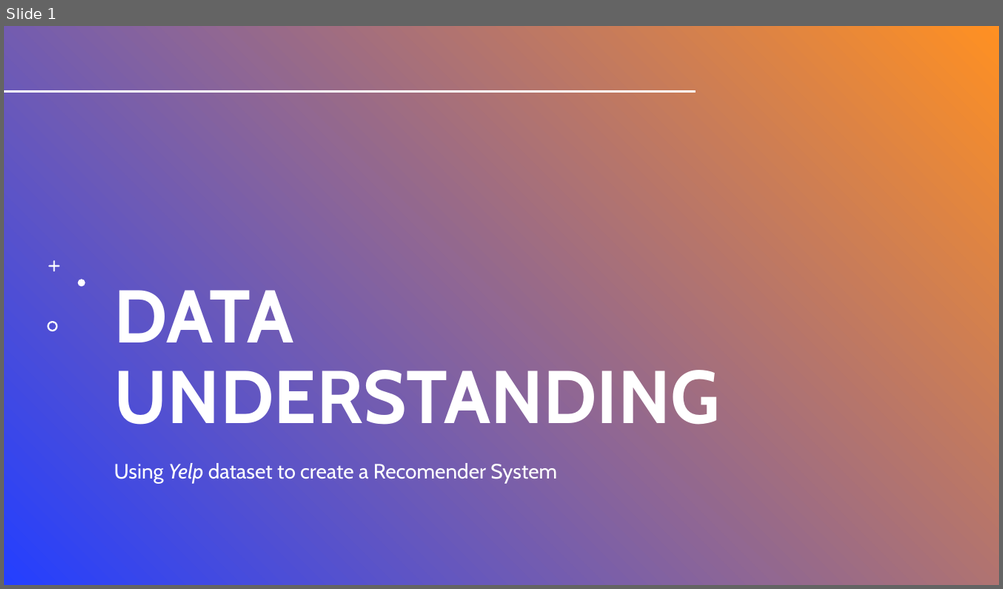
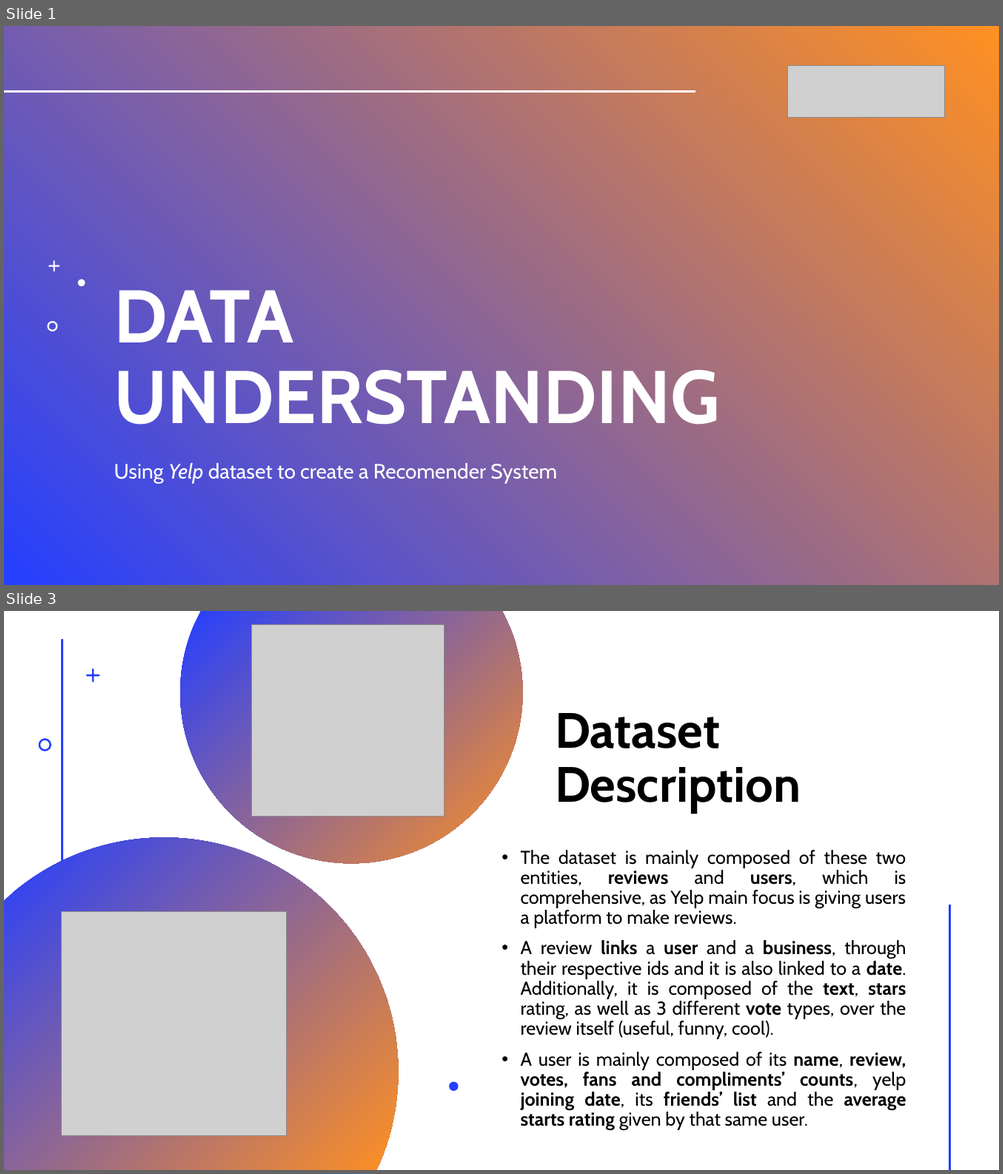
Before and after one commit to sergiodagama/FEUP-CAC_Yelp_Recommender_System, a slide deck: docs/data_understanding/recommender_system_du.pptx. Shown one above the other, each under a label of ours: slide 1 before the commit, slides 1 and 3 after it; the slides between them are not shown. The pictures are 1003x589 and 1003x1174 pixels, drawn with LibreOffice and Linux fonts; fonts in the diff are those of the drawing; grey boxes stand for pictures; background and template pictures are left out; a plain dark background stands for a picture behind light text. Boxes give left, top, right and bottom in pixels: in the first picture for what was removed or moved away, otherwise in the second. Text is boxed around its words. In the diff, an @@ line names an element or a change of style, - is before the commit and + after.

Commit message:
chore: add dataset uncompressed, as well as rs du initial script

```diff
--- a/docs/data_understanding/recommender_system_du.pptx
+++ b/docs/data_understanding/recommender_system_du.pptx
@@ slide 3 added at box(4, 611, 999, 1170), background #FFFFFF @@
@@ freeform shape added at box(180, 611, 523, 864), fill gradient #243FFF to #FF9022 @@
@@ picture added at box(252, 624, 444, 816) @@
@@ line added from (62, 640) to (62, 1170), #FF9022 2 pt @@
@@ freeform shape added at box(86, 669, 100, 683), fill #243FFF @@
@@ title added at box(555, 713, 800, 813), 48 pt, text #000000, bold @@
+Dataset Description
@@ freeform shape added at box(38, 738, 51, 752), fill #243FFF @@
@@ freeform shape added at box(4, 838, 398, 1170), fill gradient #243FFF to #FF9022 @@
@@ text added at box(521, 850, 906, 1130), 18 pt, text #000000 @@
+• The dataset is mainly composed of these two entities, reviews and users, which is comprehensive, as Yelp main focus is giving users a platform to make reviews.
+• A review links a user and a business, through their respective ids and it is also linked to a date. Additionally, it is composed of the text, stars rating, as well as 3 different vote types, over the review itself (useful, funny, cool).
+• A user is mainly composed of its name, review, votes, fans and compliments’ counts, yelp joining date, its friends’ list and the average starts rating given by that same user.
@@ picture added at box(62, 911, 286, 1136) @@
@@ line added from (949, 906) to (949, 1170), #FF9022 2 pt @@
@@ freeform shape added at box(449, 1082, 458, 1091), fill #243FFF @@
@@ slide 1 changed as well @@
@@ rectangle removed at box(4, 26, 999, 585) @@
@@ picture added at box(788, 65, 945, 117) @@
```
Also in this commit, not shown: 2 other slides added, 1 slide removed, 2 other files.
